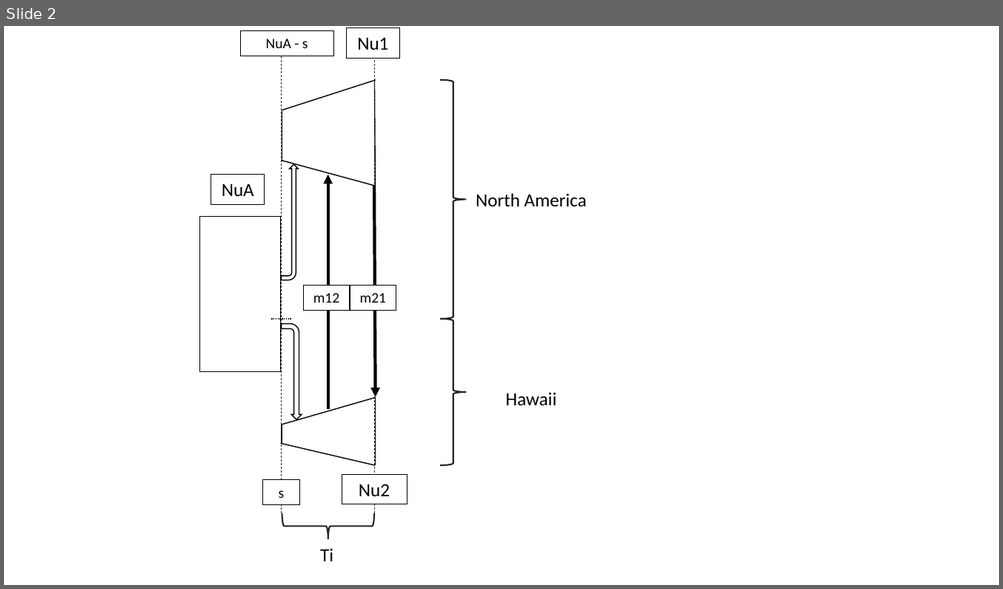
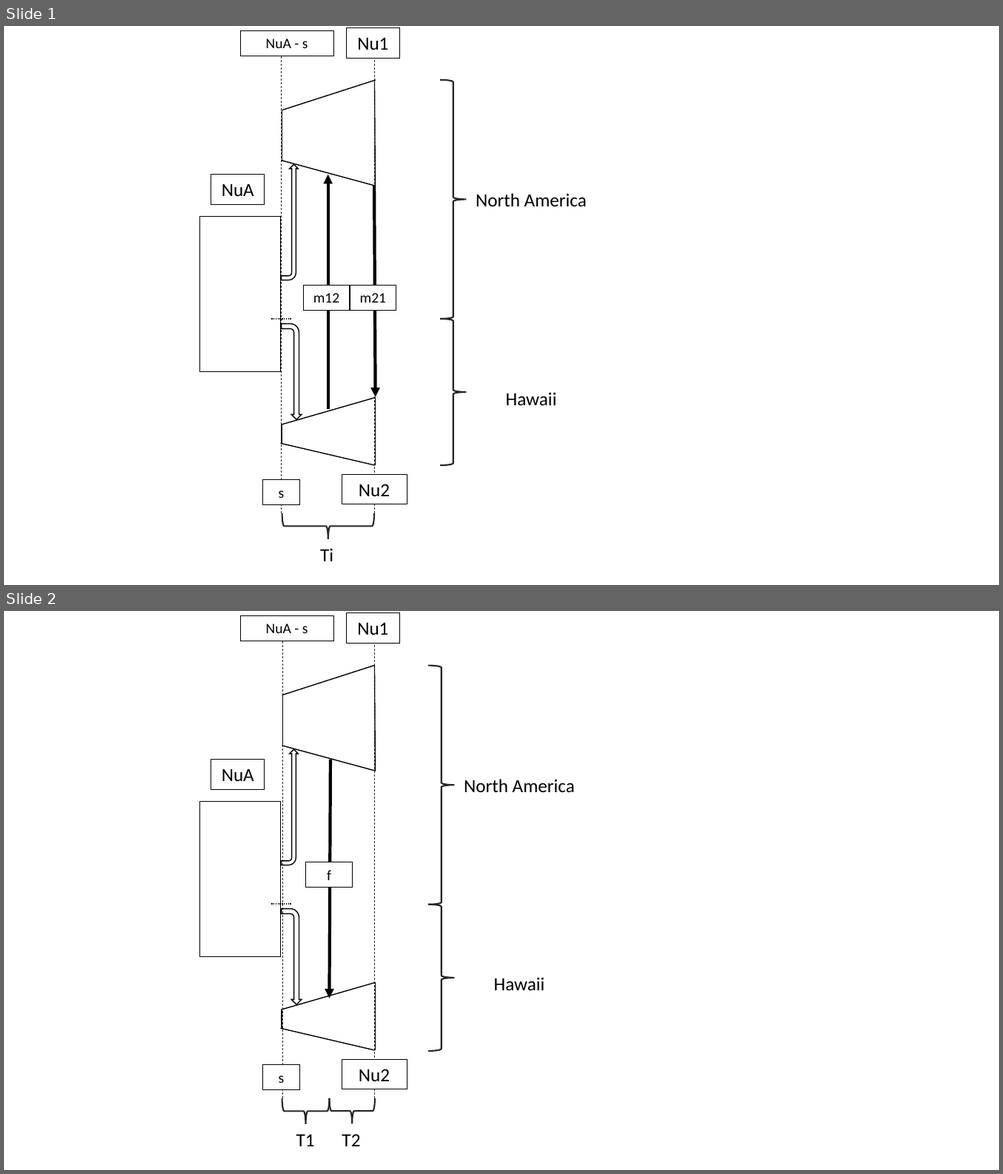
Before and after one commit to hemstrow/F-H_2018, a slide deck: plots/3epoch_hist_growth_model.pptx. Shown one above the other, each under a label of ours: slide 2 before the commit, slides 1 and 2 after it. The pictures are 1003x589 and 1003x1174 pixels, drawn with LibreOffice and Linux fonts; fonts in the diff are those of the drawing. Boxes give left, top, right and bottom in pixels: in the first picture for what was removed or moved away, otherwise in the second. Text is boxed around its words. In the diff, an @@ line names an element or a change of style, - is before the commit and + after.

```diff
--- a/plots/3epoch_hist_growth_model.pptx
+++ b/plots/3epoch_hist_growth_model.pptx
@@ slide 2 added at (x1=4, y1=611, x2=999, y2=1170), background #FFFFFF @@
@@ group added at (x1=199, y1=612, x2=575, y2=1147): 11 lines, 7 rectangles, 4 left braces, 4 texts, 2 bent arrows, 1 arrow @@
+T1
+T2
+NuA
+NuA - s
+North America
+Hawaii
+s
+Nu2
+Nu1
+f
@@ what was slide 2 is now slide 1 @@
```
Also in this commit, not shown: 2 other slides changed, 21 other files.
